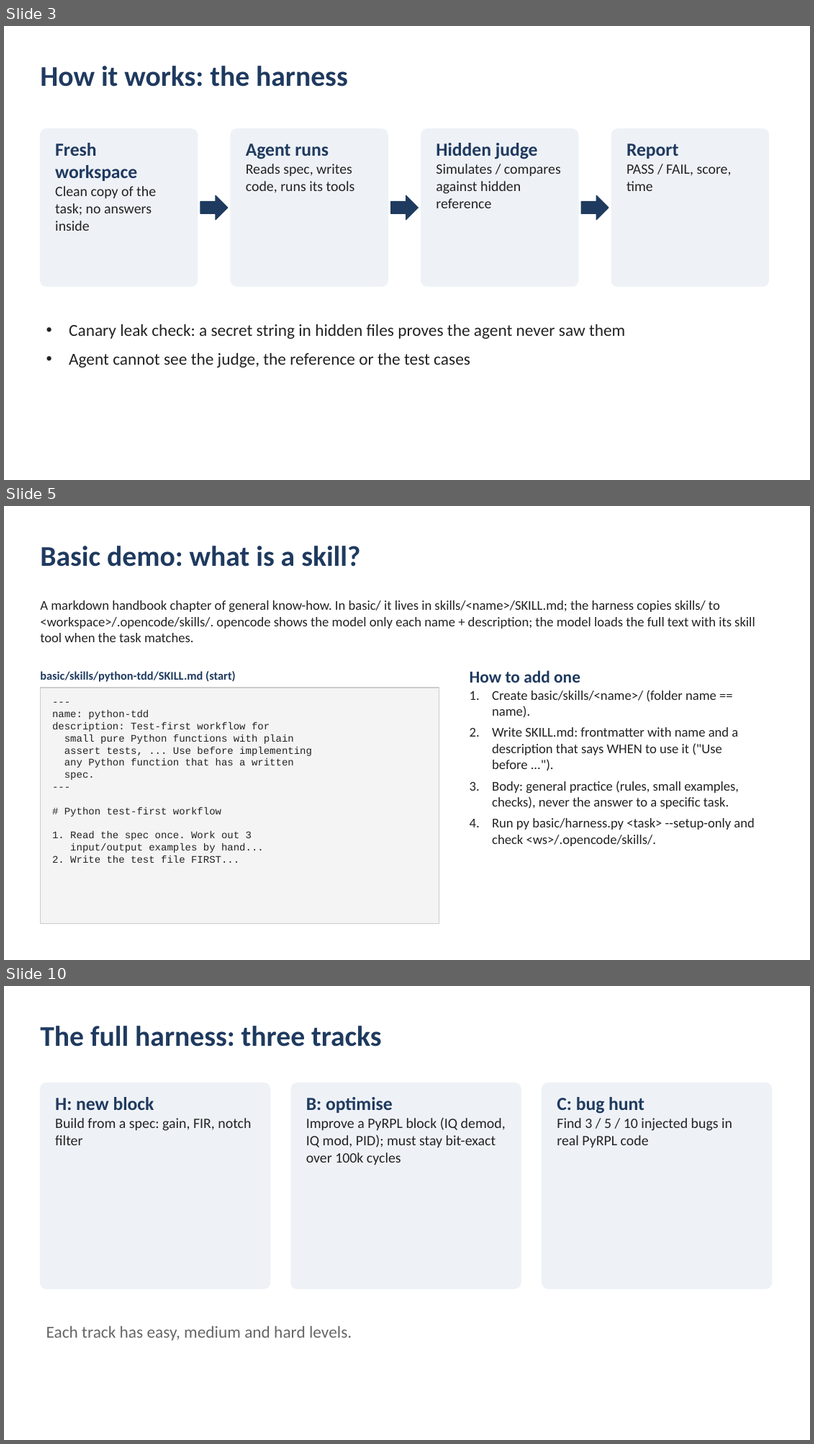
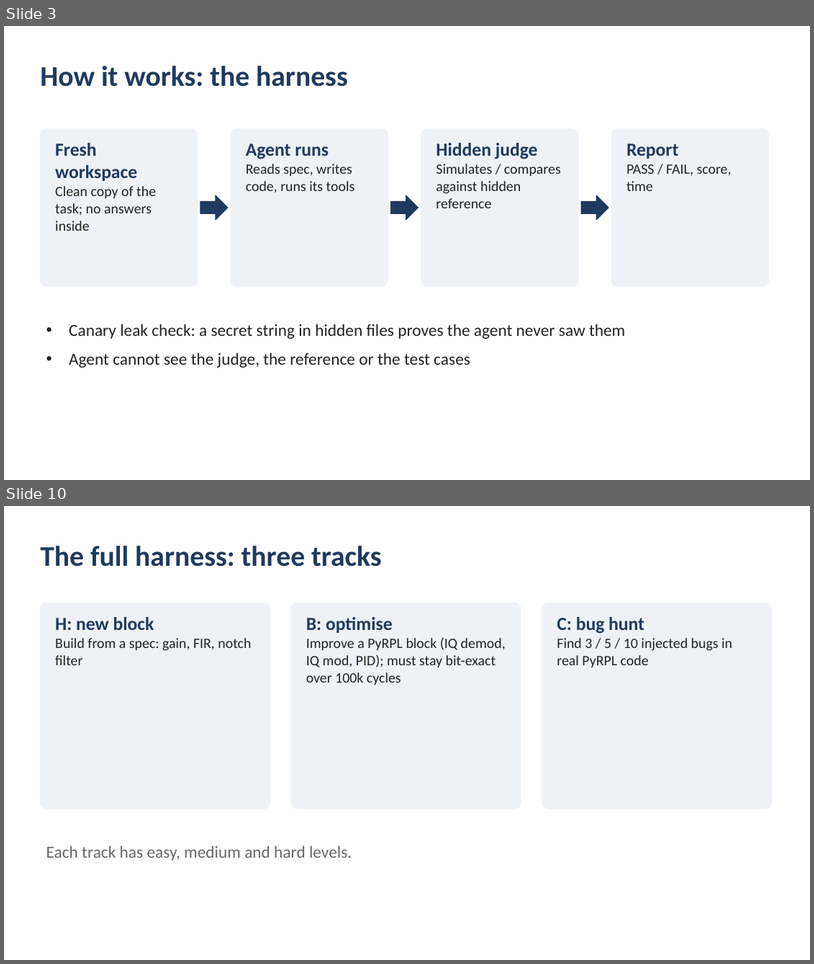
Before and after one commit to SiddharthaKR/testlocal, a slide deck: docs/AI_FPGA_demo_summary.pptx. Shown one above the other, each under a label of ours: slides 3, 5 and 10 before the commit, slides 3 and 10 after it; the slides between them are not shown. The pictures are 814x1444 and 814x964 pixels, drawn with LibreOffice and Linux fonts; fonts in the diff are those of the drawing. Boxes give left, top, right and bottom in pixels: in the first picture for what was removed or moved away, otherwise in the second. Text is boxed around its words. In the diff, an @@ line names an element or a change of style, - is before the commit and + after.

```diff
--- a/docs/AI_FPGA_demo_summary.pptx
+++ b/docs/AI_FPGA_demo_summary.pptx
@@ slide 5 removed at [4,506,810,960], background #FFFFFF @@
@@ text removed at [40,546,360,566] @@
-Basic demo: what is a skill?
@@ text removed at [40,600,756,642] @@
-A markdown handbook chapter of general know-how. In basic/ it lives in skills/<name>/SKILL.md; the harness copies skills/ to <workspace>/.opencode/skills/. opencode shows the model only each name + description; the model loads the full text with its skill tool when the task matches.
@@ text removed at [40,671,236,682] @@
-basic/skills/python-tdd/SKILL.md (start)
@@ text removed at [470,670,754,846] @@
-How to add one
-1. Create basic/skills/<name>/ (folder name == name).
-2. Write SKILL.md: frontmatter with name and a description that says WHEN to use it ("Use before ...").
-3. Body: general practice (rules, small examples, checks), never the answer to a specific task.
-4. Run py basic/harness.py <task> --setup-only and check <ws>/.opencode/skills/.
@@ rectangle removed at [40,687,440,924] @@
@@ text removed at [52,710,312,862] @@
----
-name: python-tdd
-description: Test-first workflow for
-small pure Python functions with plain
-assert tests, ... Use before implementing
-any Python function that has a written
-spec.
----
-# Python test-first workflow
-1. Read the spec once. Work out 3
-input/output examples by hand...
-2. Write the test file FIRST...
```
Also in this commit, not shown: 1 slide changed, 5 slides added, 4 other slides removed.
